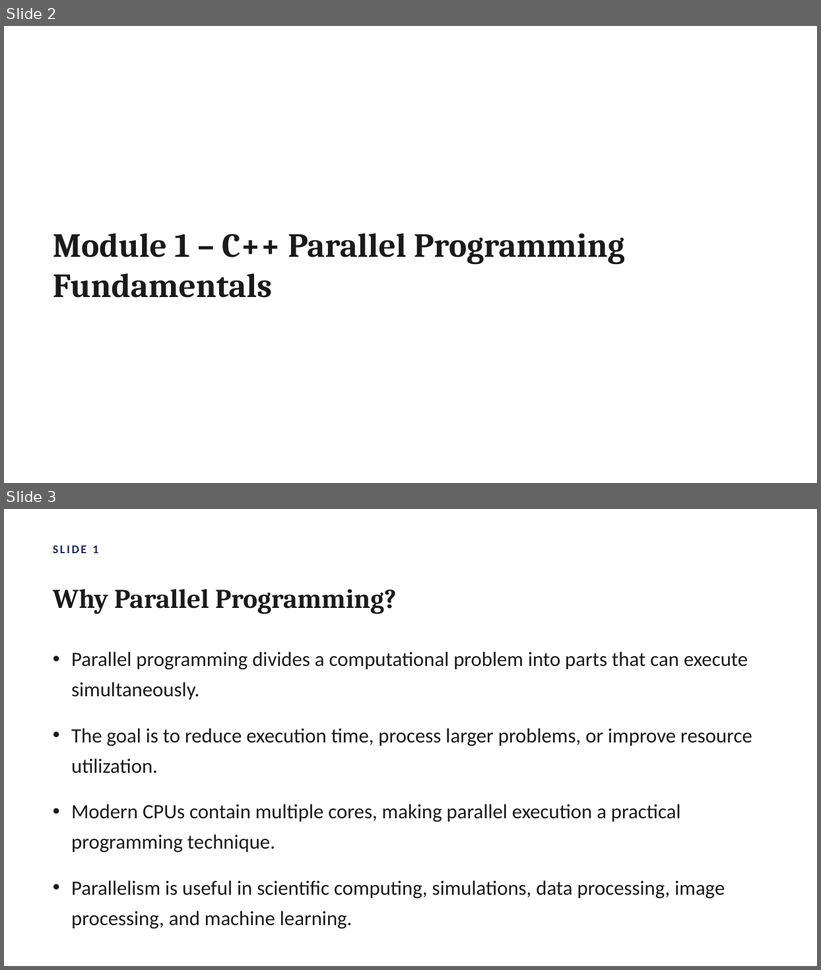
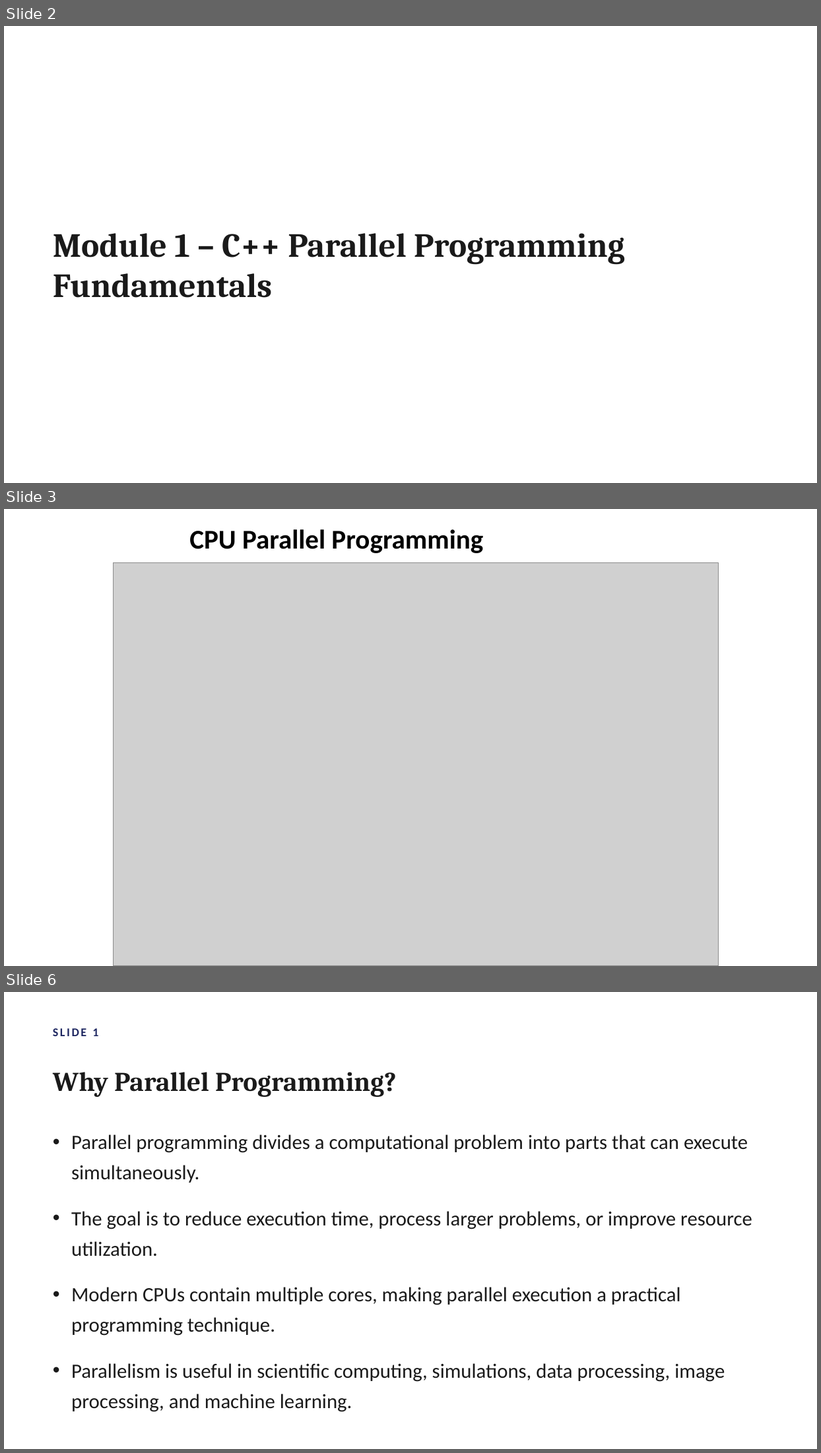
Before and after one commit to atulkahatecdac/parallel-cpp, a slide deck: Parallel_Programming_Cpp.pptx. Shown one above the other, each under a label of ours: slides 2 and 3 before the commit, slides 2, 3 and 6 after it; the slides between them are not shown. The pictures are 821x970 and 821x1453 pixels, drawn with LibreOffice and Linux fonts; fonts in the diff are those of the drawing; grey boxes stand for pictures. Boxes give left, top, right and bottom in pixels: in the first picture for what was removed or moved away, otherwise in the second. Text is boxed around its words. In the diff, an @@ line names an element or a change of style, - is before the commit and + after.

```diff
--- a/Parallel_Programming_Cpp.pptx
+++ b/Parallel_Programming_Cpp.pptx
@@ slide 3 added at (4, 509, 817, 966), background #FFFFFF @@
@@ text added at (189, 529, 483, 553), 32 pt, text #000000, bold @@
+CPU Parallel Programming
@@ picture added at (113, 562, 718, 966) @@
@@ what was slide 3 is now slide 6 @@
```
Also in this commit, not shown: 11 slides changed, 7 other slides added.
